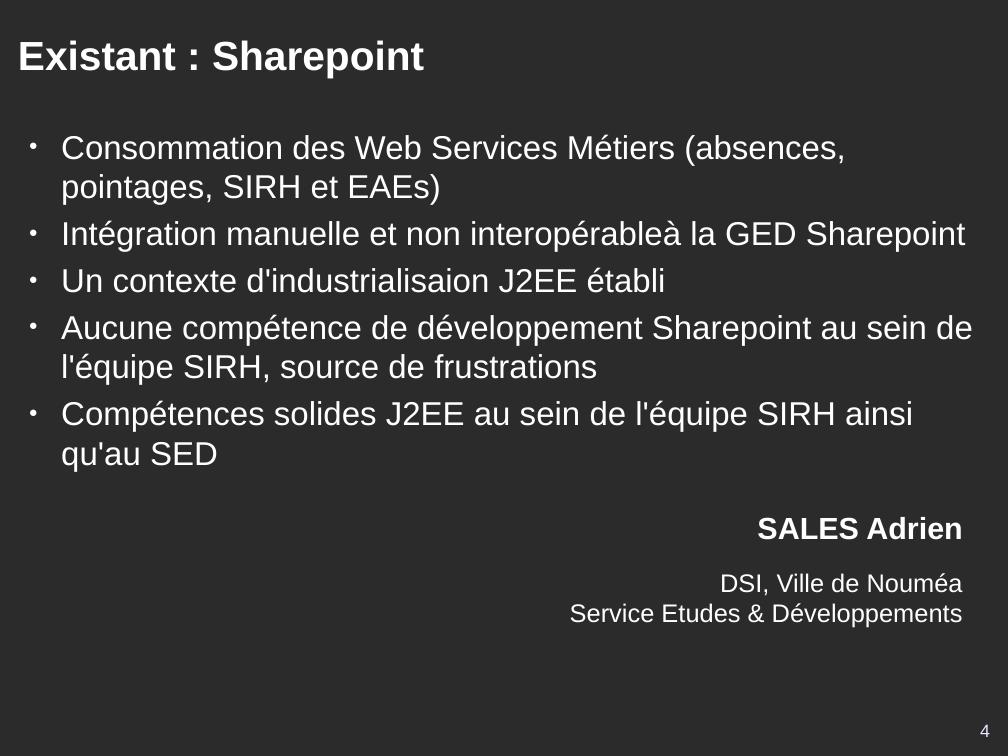
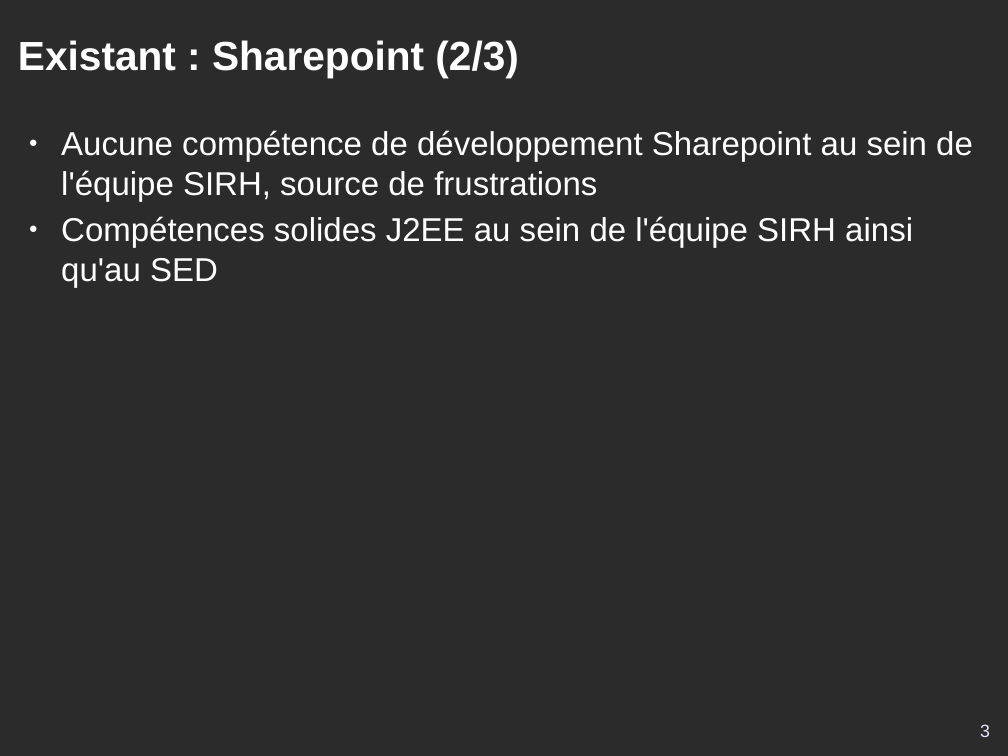
Before and after one commit to DSI-Ville-Noumea/sirh-kiosque-j2ee-old, a slide deck: slide 3 of src/site/resources/Kiosque_RH_J2EE_11021.odp (slide 4 before the commit). Drawn at 1008x756 pixels with LibreOffice and Linux fonts; fonts in the diff are those of the drawing; background and template pictures are left out; a plain dark background stands for a picture behind light text. Boxes give left, top, right and bottom in pixels: in the first picture for what was removed or moved away, otherwise in the second. Text is boxed around its words. In the diff, an @@ line names an element or a change of style, - is before the commit and + after.

```diff
--- a/src/site/resources/Kiosque_RH_J2EE_11021.odp
+++ b/src/site/resources/Kiosque_RH_J2EE_11021.odp
@@ title at <box>18,40,519,77</box>: text changed @@
-Existant : Sharepoint
+Existant : Sharepoint (2/3)
@@ text at <box>61,134,966,293</box>: paragraphs removed @@
-● Consommation des Web Services Métiers (absences, pointages, SIRH et EAEs)
-● Intégration manuelle et non interopérableà la GED Sharepoint
-● Un contexte d'industrialisaion J2EE établi
@@ text removed at <box>570,517,963,628</box> @@
-SALES Adrien
-DSI, Ville de Nouméa
-Service Etudes & Développements
@@ page number at <box>980,724,990,737</box>: text changed @@
-4
+3
```
Also in this commit, not shown: 21 other slides changed, 3 slides added, 2 slides removed.
